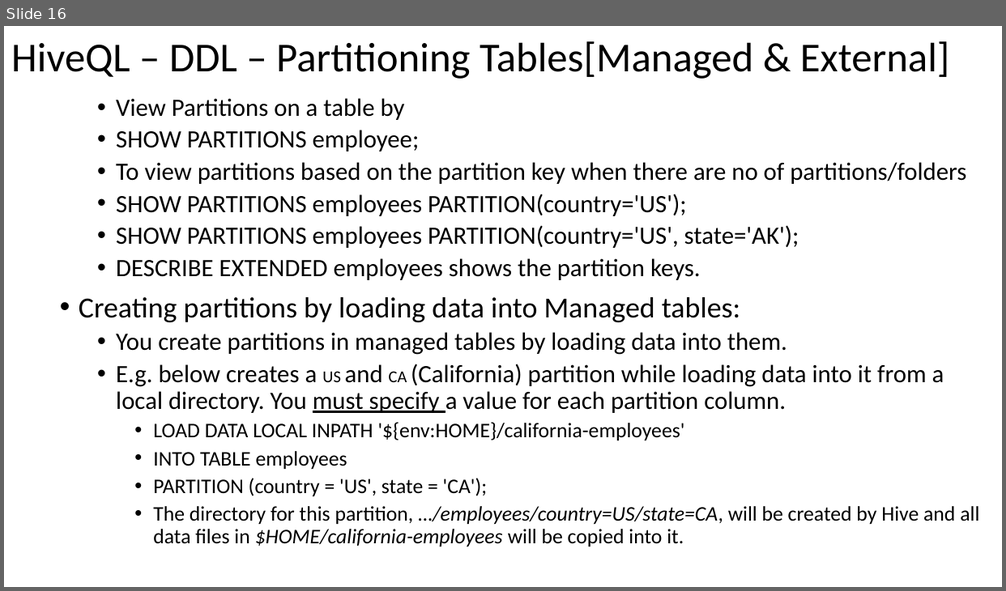
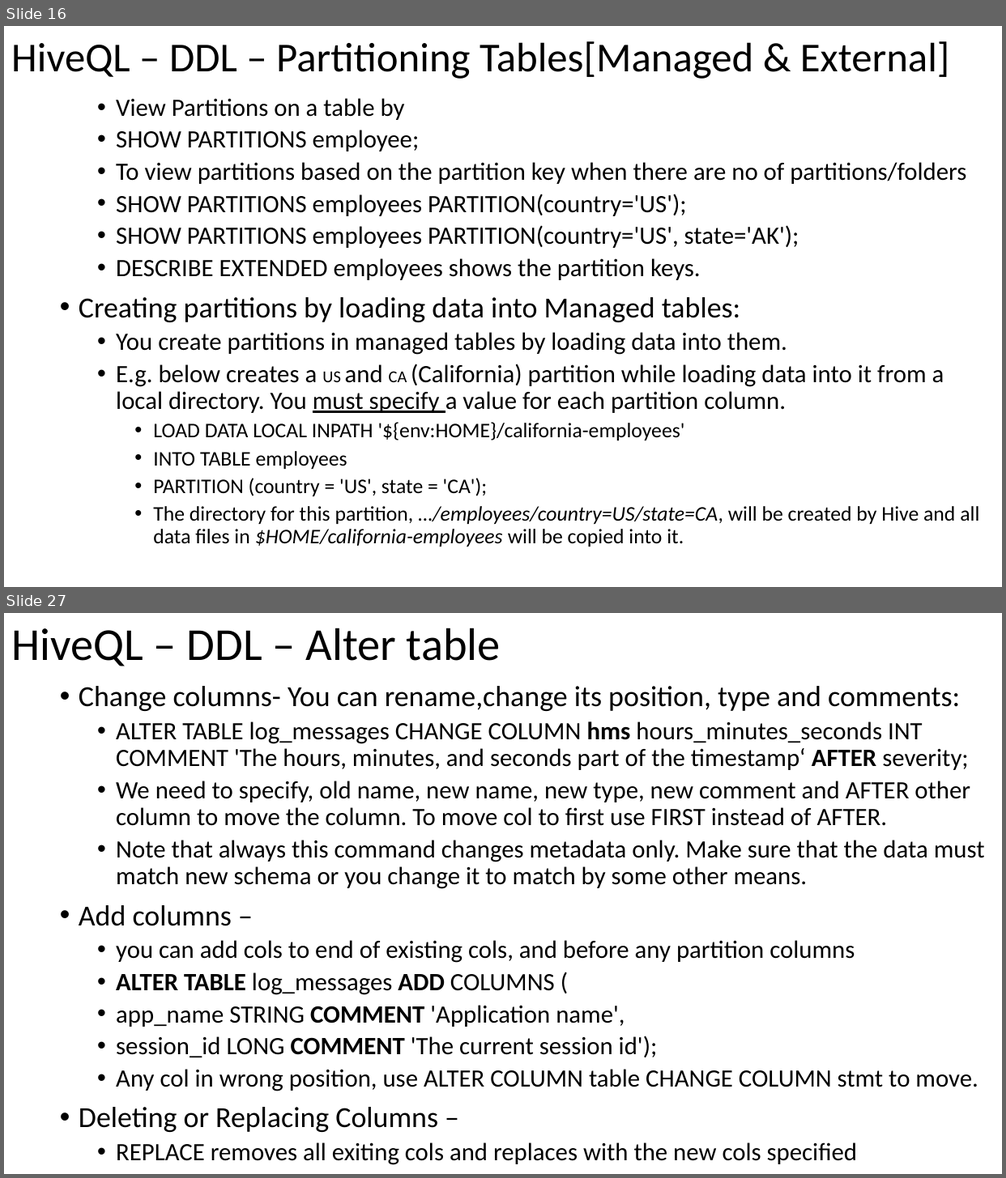
Before and after one commit to email2dorababu/SCALA_Reading, a slide deck: Hive_Def_Guide_mar_2016/Hive_programming_Hive_part3.pptx. Shown one above the other, each under a label of ours: slide 16 before the commit, slides 16 and 27 after it; the slides between them are not shown. The pictures are 1006x591 and 1006x1178 pixels, drawn with LibreOffice and Linux fonts; fonts in the diff are those of the drawing. Boxes give left, top, right and bottom in pixels: in the first picture for what was removed or moved away, otherwise in the second. Text is boxed around its words. In the diff, an @@ line names an element or a change of style, - is before the commit and + after.

```diff
--- a/Hive_Def_Guide_mar_2016/Hive_programming_Hive_part3.pptx
+++ b/Hive_Def_Guide_mar_2016/Hive_programming_Hive_part3.pptx
@@ slide 27 added at bbox=[4, 613, 1002, 1174], background #FFFFFF @@
@@ title added at bbox=[11, 628, 501, 666], 44 pt, text #000000 @@
+HiveQL – DDL – Alter table
@@ text added at bbox=[79, 686, 985, 1165], 24 pt, text #000000 @@
+• Change columns- You can rename,change its position, type and comments:
+  • ALTER TABLE log_messages CHANGE COLUMN hms hours_minutes_seconds INT COMMENT 'The hours, minutes, and seconds part of the timestamp‘ AFTER severity;
+  • We need to specify, old name, new name, new type, new comment and AFTER other column to move the column. To move col to first use FIRST instead of AFTER.
+  • Note that always this command changes metadata only. Make sure that the data must match new schema or you change it to match by some other means.
+• Add columns –
+  • you can add cols to end of existing cols, and before any partition columns
+  • ALTER TABLE log_messages ADD COLUMNS (
+  • app_name STRING COMMENT 'Application name',
+  • session_id LONG COMMENT 'The current session id');
+  • Any col in wrong position, use ALTER COLUMN table CHANGE COLUMN stmt to move.
+• Deleting or Replacing Columns –
+  • REPLACE removes all exiting cols and replaces with the new cols specified
```
Also in this commit, not shown: 1 slide changed, 11 other slides added, 1 other file.
